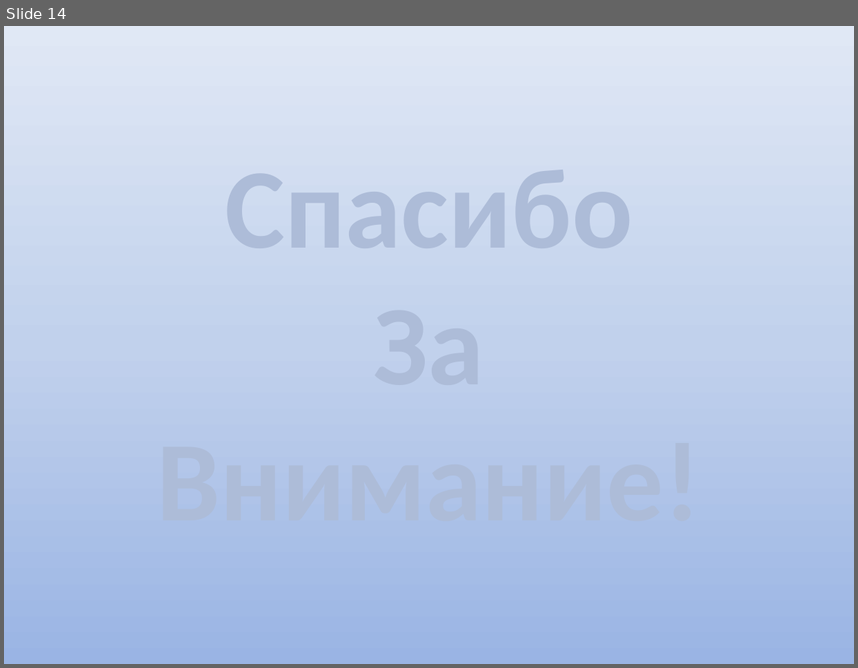
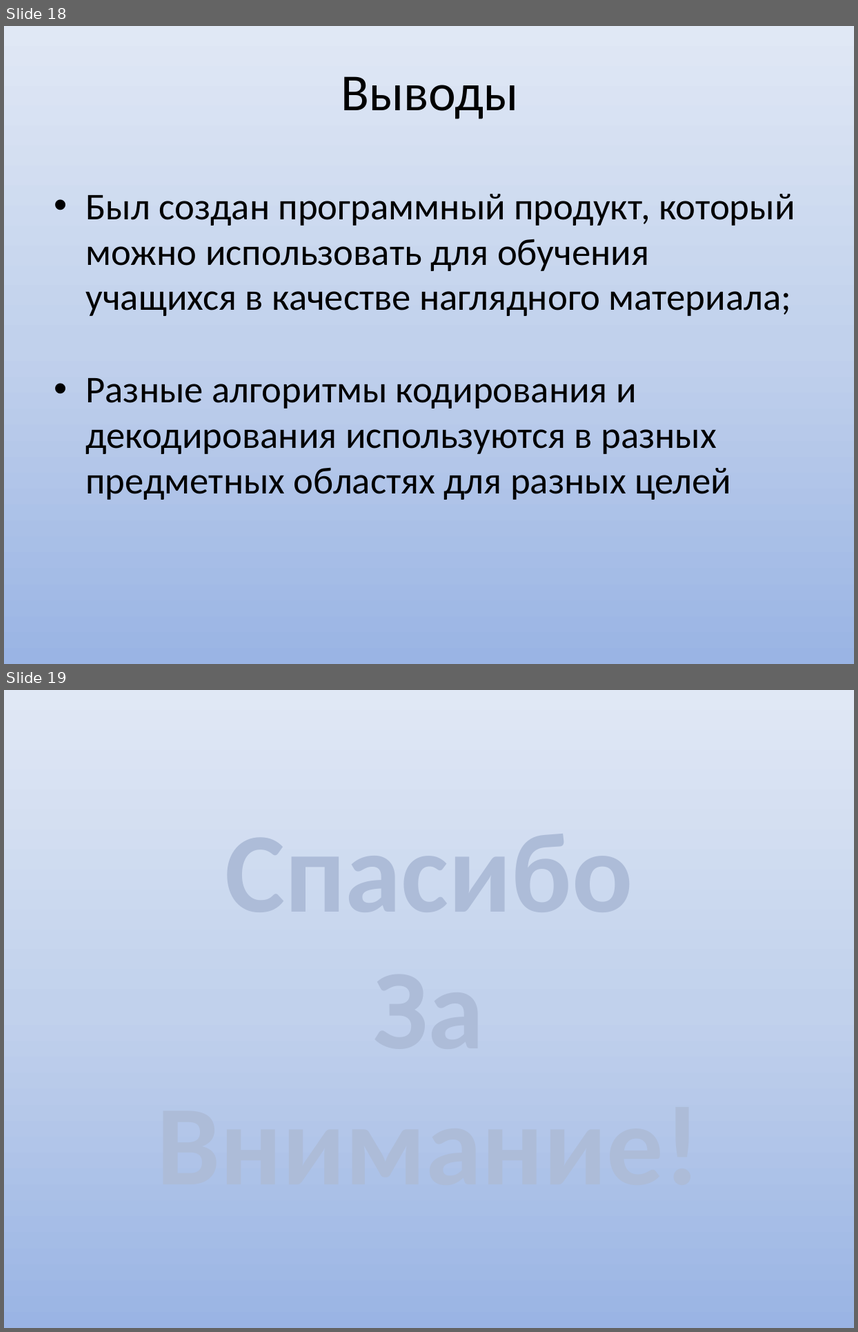
Before and after one commit to Val2302/CADInfo, a slide deck: doc/Prezent.pptx. Shown one above the other, each under a label of ours: slide 14 before the commit, slides 18 and 19 after it. The pictures are 858x668 and 858x1332 pixels, drawn with LibreOffice and Linux fonts; fonts in the diff are those of the drawing. Boxes give left, top, right and bottom in pixels: in the first picture for what was removed or moved away, otherwise in the second. Text is boxed around its words. In the diff, an @@ line names an element or a change of style, - is before the commit and + after.

```diff
--- a/doc/Prezent.pptx
+++ b/doc/Prezent.pptx
@@ slide 18 added at bbox=[4, 26, 854, 664], background gradient #9AB5E4 to #C2D1ED to #E1E8F5 @@
@@ title added at bbox=[341, 76, 519, 119], 44 pt, text #000000 @@
+Выводы
@@ text added at bbox=[85, 194, 795, 499], 32 pt, text #000000 @@
+• Был создан программный продукт, который можно использовать для обучения учащихся в качестве наглядного материала;
+• Разные алгоритмы кодирования и декодирования используются в разных предметных областях для разных целей
@@ what was slide 14 is now slide 19 @@
```
Also in this commit, not shown: 1 slide changed, 15 other slides added, 11 slides removed, 5 other files.
